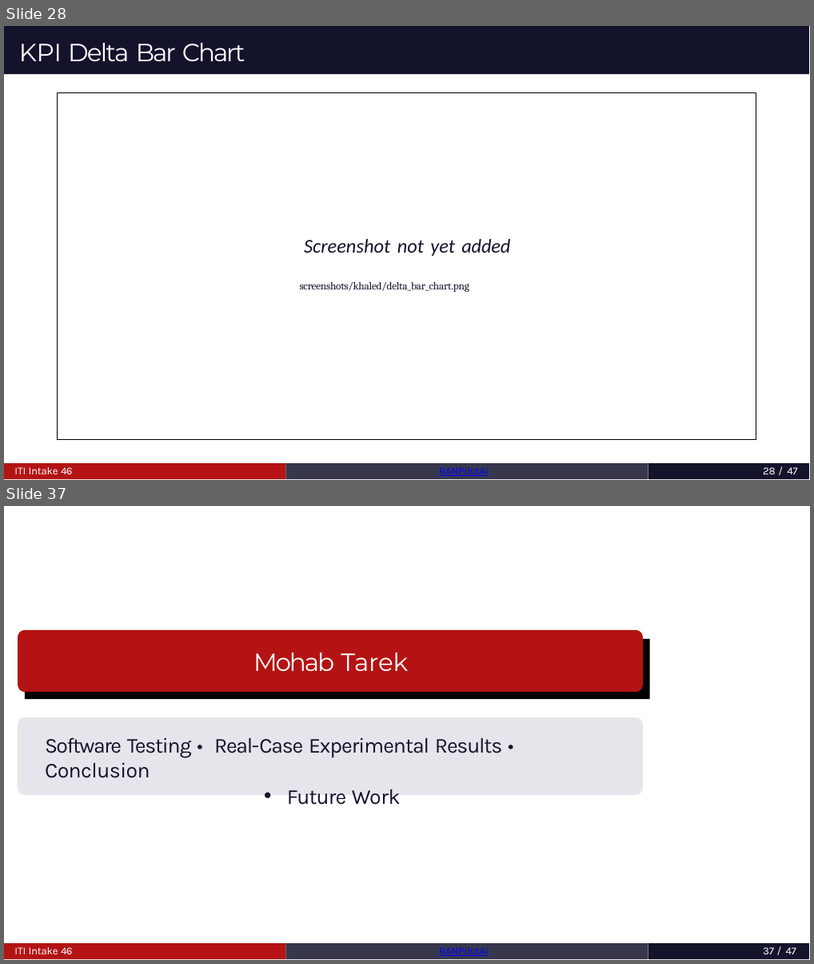
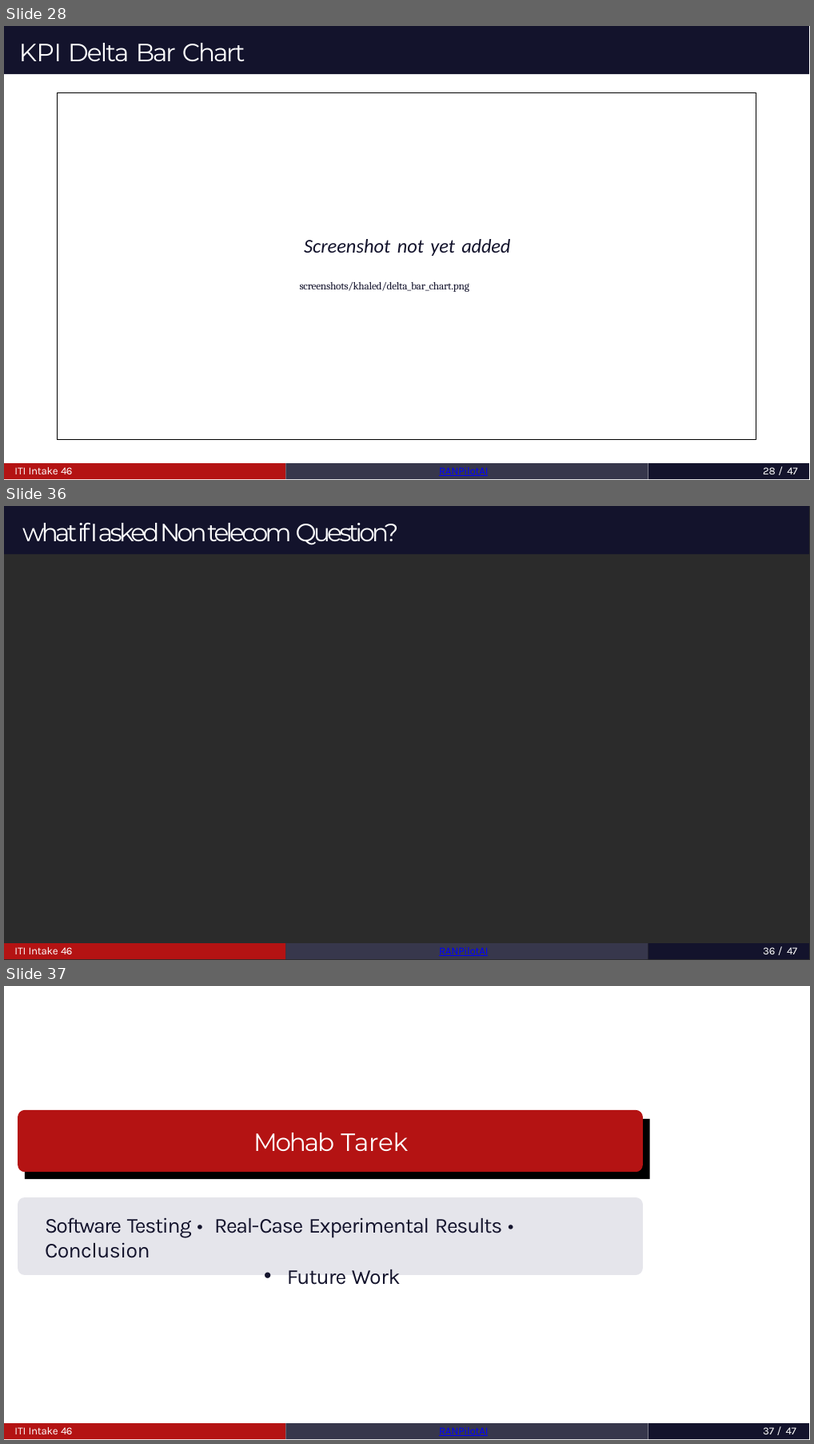
Before and after one commit to MahmoudAshrafYadem/ITI-Graduation_project, a slide deck: RANPilotAi_Graduation_Project_BOOK/presentation.pptx. Shown one above the other, each under a label of ours: slides 28 and 37 before the commit, slides 28, 36 and 37 after it; the slides between them are not shown. The pictures are 814x964 and 814x1444 pixels, drawn with LibreOffice and Linux fonts; fonts in the diff are those of the drawing; background and template pictures are left out; a plain dark background stands for a picture behind light text. Boxes give left, top, right and bottom in pixels: in the first picture for what was removed or moved away, otherwise in the second. Text is boxed around its words. In the diff, an @@ line names an element or a change of style, - is before the commit and + after.

```diff
--- a/RANPilotAi_Graduation_Project_BOOK/presentation.pptx
+++ b/RANPilotAi_Graduation_Project_BOOK/presentation.pptx
@@ slide 36 added at <box>4,506,810,960</box>, background picture (left out); not listed: 1 template element that a slide beside it also shows @@
@@ text added at <box>22,522,399,545</box>, 14 pt, text #FFFFFF @@
+what if I asked Non telecom Question?
@@ freeform shape added at <box>4,943,285,960</box>, fill #B41313 @@
@@ text added at <box>14,947,73,954</box>, 6 pt, text #FFFFFF @@
+ITI Intake 46
@@ freeform shape added at <box>285,943,647,960</box>, fill #37374C @@
@@ text added at <box>439,947,488,956</box>, 6 pt, text #0000FF, underline @@
+RANPilotAI
@@ freeform shape added at <box>648,943,809,960</box>, fill #13132C @@
@@ page number added at <box>763,947,798,954</box>, 6 pt, text #FFFFFF @@
+36 / 47
```
Also in this commit, not shown: 8 slides changed, 1 other slide added, 2 slides removed.
